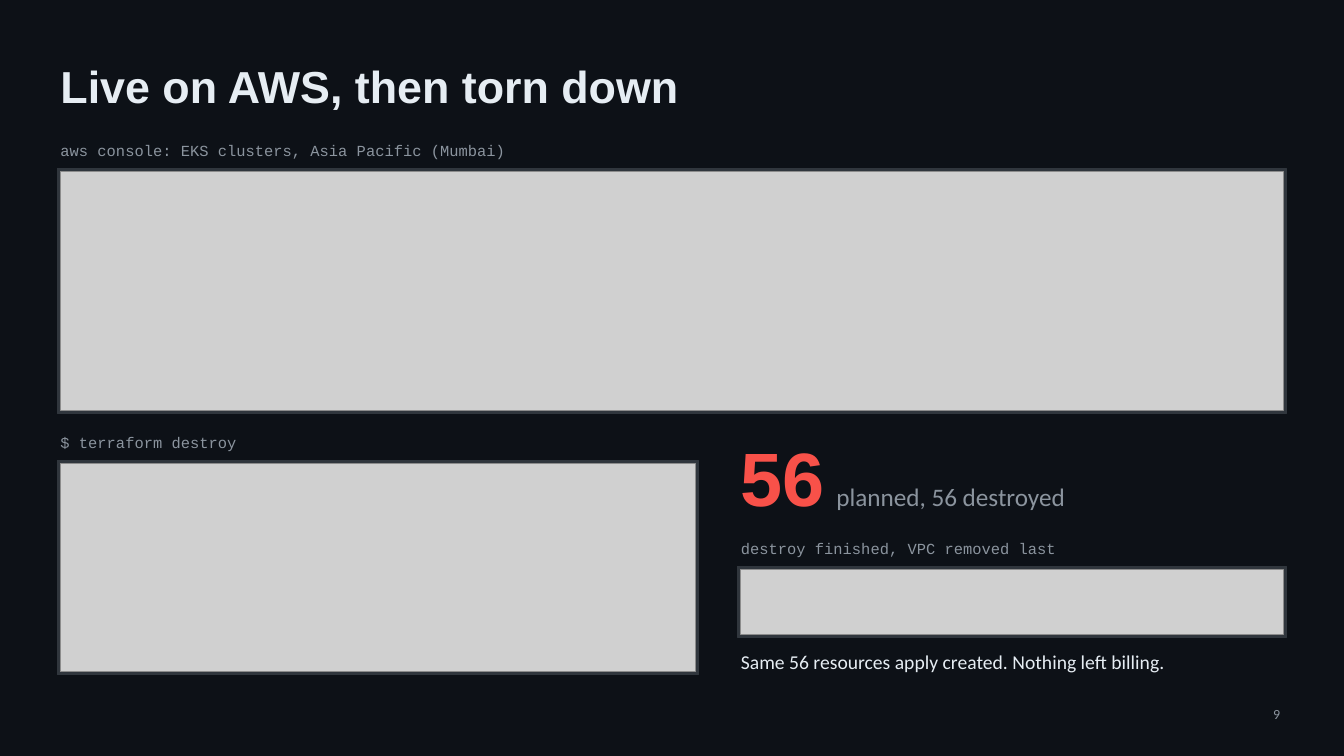
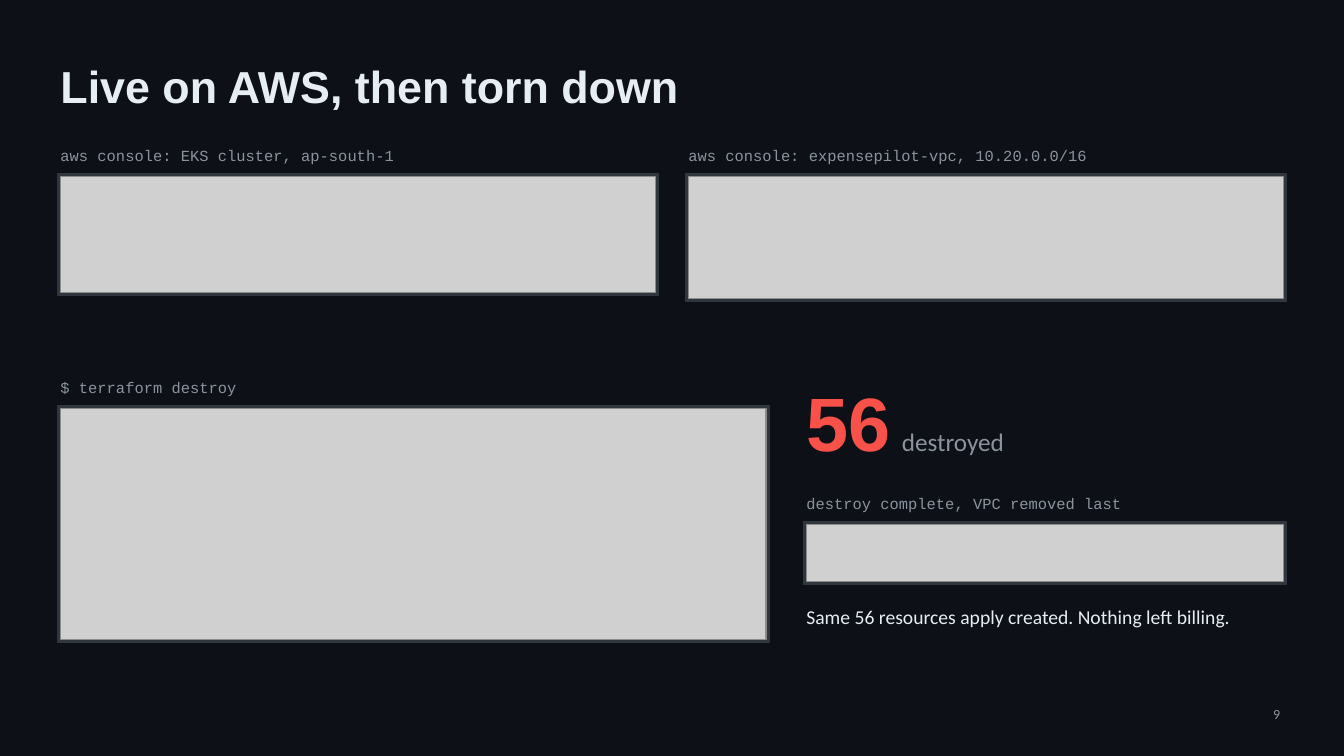
Before and after one commit to akshat-code21/final-devops-project, a slide deck: slide 9 of ExpensePilot_DevOps_Capstone.pptx. Drawn at 1344x756 pixels with LibreOffice and Linux fonts; fonts in the diff are those of the drawing; grey boxes stand for pictures. Boxes give left, top, right and bottom in pixels: in the first picture for what was removed or moved away, otherwise in the second. Text is boxed around its words. In the diff, an @@ line names an element or a change of style, - is before the commit and + after.

```diff
--- a/ExpensePilot_DevOps_Capstone.pptx
+++ b/ExpensePilot_DevOps_Capstone.pptx
@@ rectangle resized from (x1=57, y1=168, x2=1287, y2=413) to (x1=57, y1=173, x2=658, y2=295) @@
@@ picture resized from (x1=60, y1=171, x2=1284, y2=410) to (x1=60, y1=176, x2=655, y2=292) @@
@@ text at (x1=60, y1=150, x2=394, y2=164): text changed @@
-aws console: EKS clusters, Asia Pacific (Mumbai)
+aws console: EKS cluster, ap-south-1
@@ rectangle resized from (x1=57, y1=461, x2=699, y2=675) to (x1=686, y1=173, x2=1287, y2=302) @@
@@ text added at (x1=688, y1=150, x2=1086, y2=164), 11 pt, text #8B949E @@
+aws console: expensepilot-vpc, 10.20.0.0/16
@@ picture added at (x1=689, y1=176, x2=1284, y2=299) @@
@@ text "$ terraform destroy" moved from (x1=79, y1=437, x2=237, y2=451) to (x1=79, y1=382, x2=237, y2=396) @@
@@ rectangle added at (x1=57, y1=405, x2=769, y2=642), fill #30363D, outline #30363D 0.75 pt @@
@@ picture resized from (x1=60, y1=464, x2=696, y2=671) to (x1=60, y1=408, x2=766, y2=639) @@
@@ text at (x1=806, y1=398, x2=1004, y2=455): text changed @@
-56 planned, 56 destroyed
+56 destroyed
@@ text at (x1=806, y1=498, x2=1121, y2=512): text changed @@
-destroy finished, VPC removed last
+destroy complete, VPC removed last
@@ rectangle resized from (x1=738, y1=567, x2=1287, y2=638) to (x1=804, y1=521, x2=1287, y2=585) @@
@@ picture resized from (x1=741, y1=570, x2=1284, y2=635) to (x1=807, y1=524, x2=1284, y2=582) @@
@@ text "Same 56 resources apply created. ..." moved from (x1=741, y1=655, x2=1164, y2=673) to (x1=806, y1=610, x2=1230, y2=628) @@
```
Also in this commit, not shown: 1 other slide changed, 1 other file.
